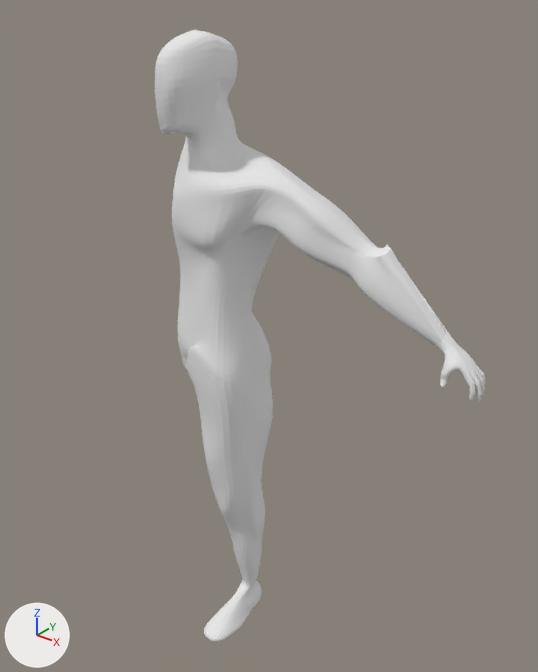
The Blender file Infection Protocol/Assets/Models/Characters/AlgoHero.blend as it was, and as the next commit left it.
Both versions are drawn from a 50 mm camera at (12.6, -12.94, 17.99) aimed at (1.12, 1.41, 9.09). The axes (+X, +Y, +Z) are drawn at lower left. The lights are the same throughout.
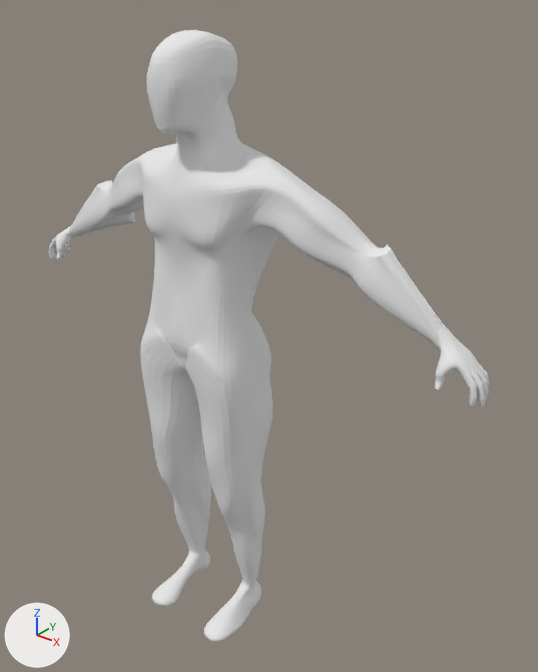
Commit message: Algo will not cooperate

Diff of the bpy script that builds the scene:
```diff
--- a/Infection Protocol/Assets/Models/Characters/AlgoHero.blend.py
+++ b/Infection Protocol/Assets/Models/Characters/AlgoHero.blend.py
@@ me_cube_003 @@
 # used by ob_cube; location = (0.0, 0.0, 15.88)
-me_cube_003.from_pydata(...)  # 746 vertices, 702 faces; spans x 0.0..7.5, y -1.6..1.9, z -15.9..1.0
+me_cube_003.from_pydata(...)  # 746 vertices, 702 faces; spans x 0.0..7.6, y -1.6..1.9, z -15.9..1.0
+# me_cube_003 part 1: 239 of the vertices in x 6.2..7.5, y 0.4..1.3, z -6.3..-5.0 are scaled about their middle by 1.22
 me_cube_003.materials.append(mat_material_003)
@@ ob_cube @@
 _m = ob_cube.modifiers.new('Mirror', 'MIRROR')
-_m.use_axis = (False, False, False)
 _m.use_clip = True
```

Boxes (x1, y1, x2, y2) around the edits, measured in the pictures (538 x 672 px; the box of a moved part takes in the faces that stretch with it):
'Cube', reshaped, modifiers changed (34% wider)
    before: (155, 30, 485, 641)
    after: (49, 30, 490, 641)
part 1 of me_cube_003, moved or reshaped
    before: (367, 249, 485, 401)
    after: (49, 212, 490, 407)
